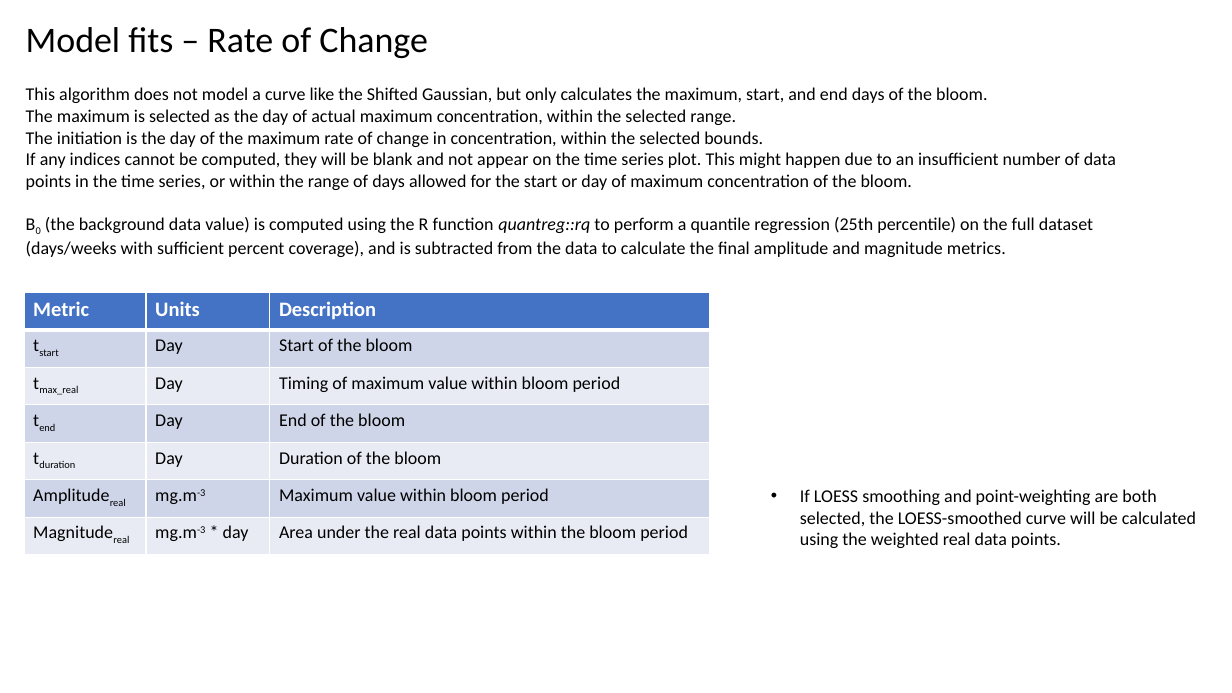
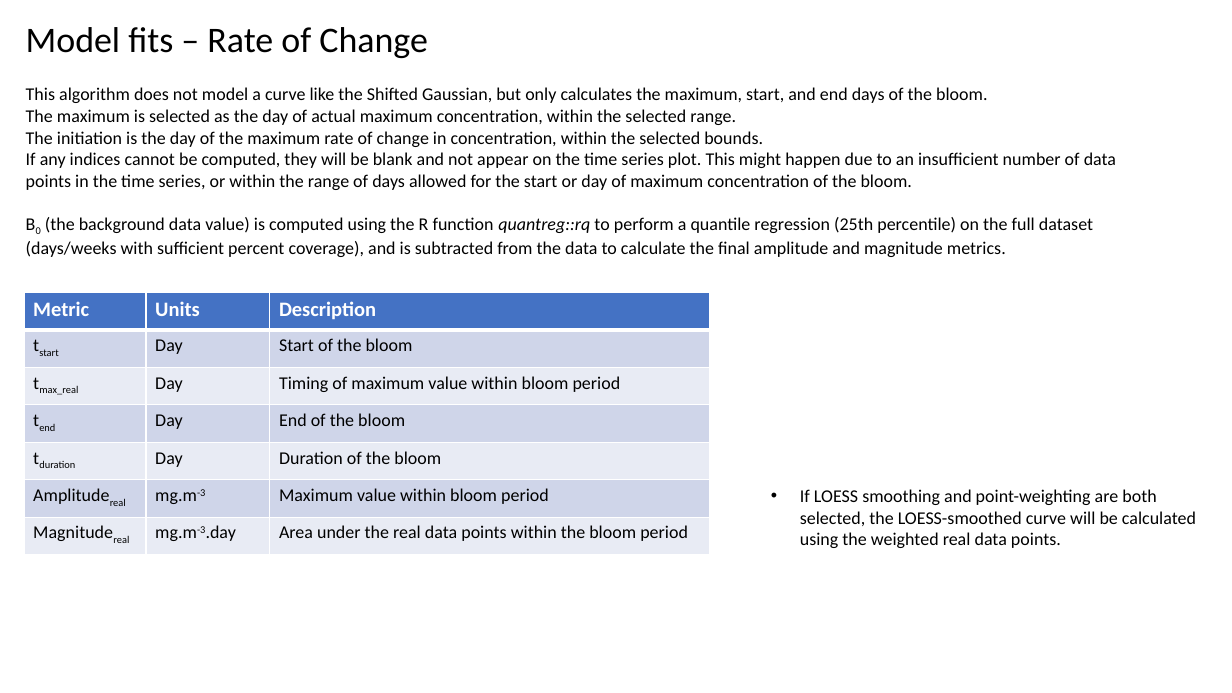
Before and after one commit to BIO-RSG/PhytoFit, a slide deck: slide 15 of docs/Userguide.pptx. Drawn at 1232x693 pixels with LibreOffice and Linux fonts; fonts in the diff are those of the drawing. Boxes give left, top, right and bottom in pixels: in the first picture for what was removed or moved away, otherwise in the second. Text is boxed around its words. In the diff, an @@ line names an element or a change of style, - is before the commit and + after.

```diff
--- a/docs/Userguide.pptx
+++ b/docs/Userguide.pptx
@@ table at [24, 292, 710, 555] @@
-row 7, column 2: mg.m-3 * day
+row 7, column 2: mg.m-3.day
```
Also in this commit, not shown: 3 other slides changed, 1 other file.
